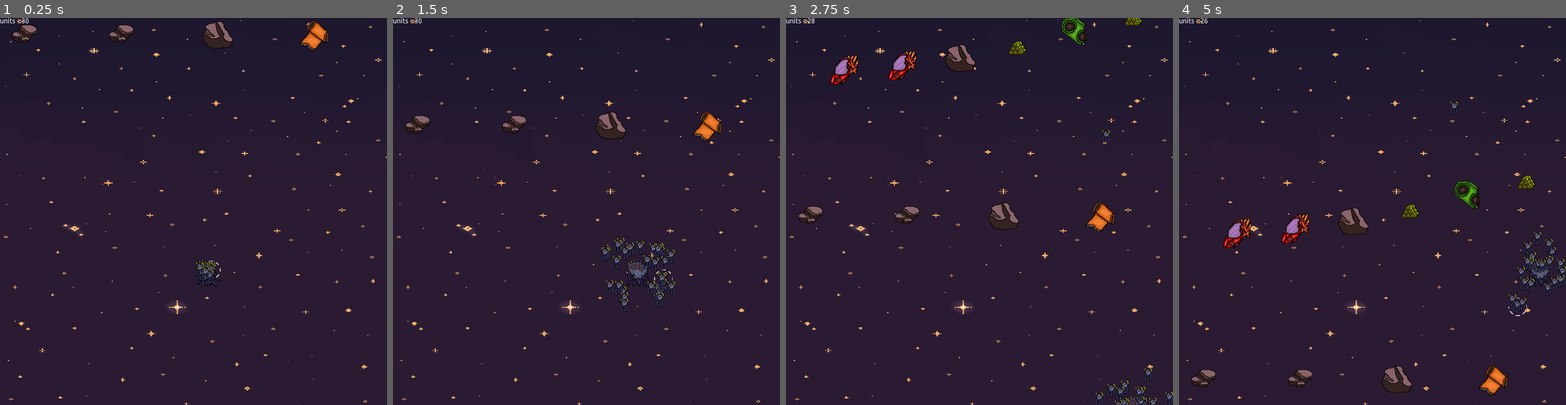
Above: before the commit, frames 1-4 (left to right).
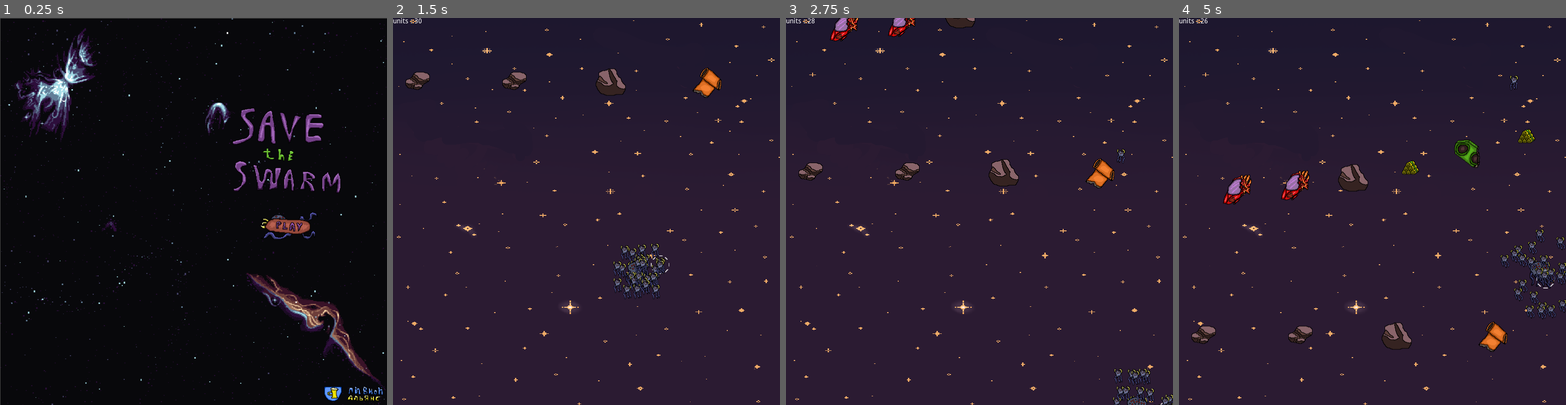
Above: after the commit, the same moments.

Repository: Onizik/game_old
Game: Godot game, scene res://menu.tscn
Same seed, same stepped clock (60 frames per second), same inputs: the game is played once before the commit and once after it. Before the commit the project starts from res://main_scene.tscn.
Inputs (mouse positions are in pixels of both pictures, inside the frame that each line leads up to):
- Up to frame 1 (0.25 s): no input
- Up to frame 2 (1.5 s): click (679, 226) at 0.52 s; hold Right (ui_right) from 1.28 s (still down)
- Up to frame 3 (2.75 s): tap Space (ui_select) at 1.52, 2.27 s; release Right (ui_right) at 2.03 s; hold Down (ui_down) from 2.03 s (still down)
- Up to frame 4 (5 s): release Down (ui_down) at 2.78 s; hold Right (ui_right) 2.78-3.53 s; hold Up (ui_up) 3.53-4.28 s; tap Space (ui_select) at 3.77, 4.52 s; hold Left (ui_left) from 4.28 s (still down)

The runs differ from the first frame. In frame 1, 96% of the frame differs, in the area x 0-100%, y 0-100%; in frame 2, 3.2%; in frame 3, 4.5%; in frame 4, 6.3%.

Commit message:
change scene

Diff:
--- a/main_scene.tscn
+++ b/main_scene.tscn
@@ -7,7 +7,7 @@
 [ext_resource path="res://assets/other stuff/fire.wav" type="AudioStream" id=5]
 [ext_resource path="res://assets/other stuff/damage.wav" type="AudioStream" id=6]
 
-[node name="root" type="Node2D"]
+[node name="root" type="Node2D" index="0"]
 
 script = ExtResource( 1 )
 
--- a/menu.tscn
+++ b/menu.tscn
@@ -7,7 +7,7 @@
 [ext_resource path="res://assets/other stuff/playbutton.png" type="Texture" id=5]
 [ext_resource path="res://TextureButton.gd" type="Script" id=6]
 
-[node name="Node2D" type="Node2D" index="0"]
+[node name="Node2D" type="Node2D"]
 
 position = Vector2( 33.0499, 31.3003 )
 
--- a/project.godot
+++ b/project.godot
@@ -11,7 +11,7 @@
 [application]
 
 config/name="ludum"
-run/main_scene="res://main_scene.tscn"
+run/main_scene="res://menu.tscn"
 config/icon="res://icon.png"
 
 [display]
